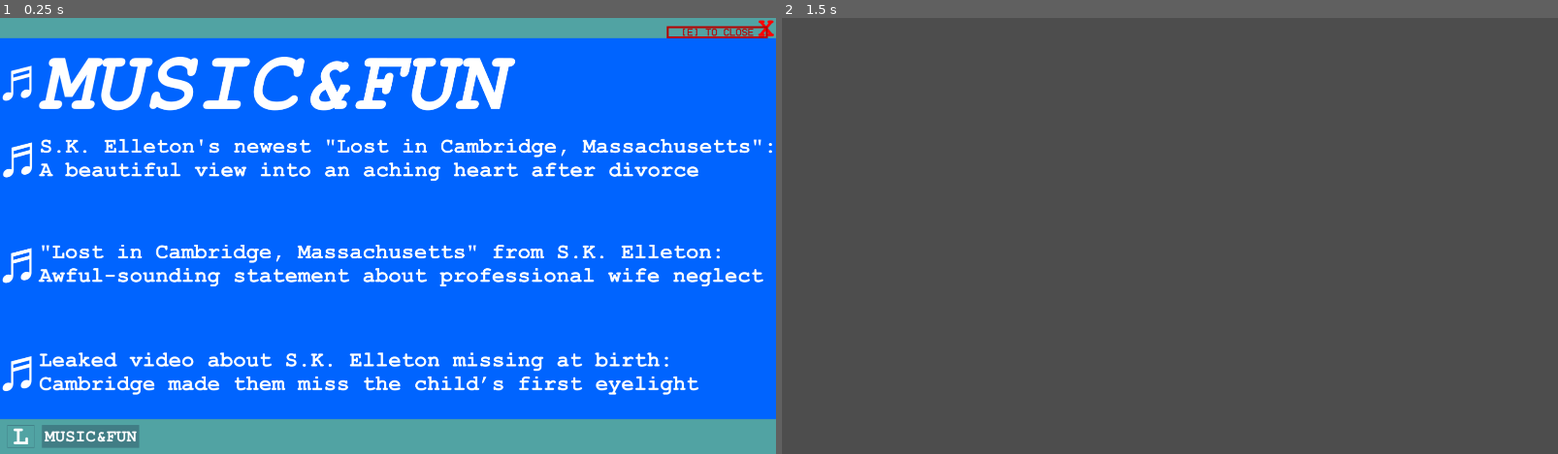
Above: before the commit, frames 1-2 (left to right).
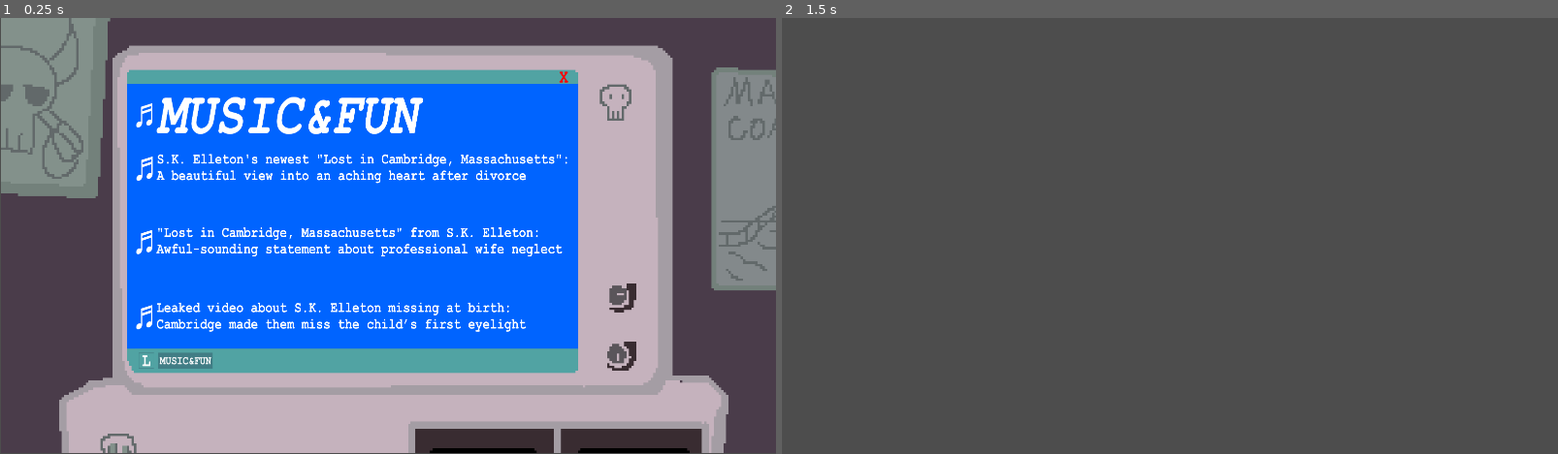
Above: after the commit, the same moments.

Repository: bruttosozial/FoundAndLost
Game: Godot game, scene res://Scenes/MediaDetailScenes/media_detail_text.tscn
The game is run twice, just before and just after one commit, with the same random seed, the same clock (stepped at 60 frames per second) and the same inputs. This scene is started directly instead of the project's main scene.
Inputs:
- Up to frame 1 (0.25 s): no input
- Up to frame 2 (1.5 s): tap Enter at 0.5 s; hold D (right) 0.53-1.28 s; tap E (interact) at 0.6, 1.35 s; tap Space at 1.25 s; hold S (down) from 1.28 s (still down)

The runs differ from the first frame. In frame 1, 72% of the frame differs, in the area x 0-100%, y 0-100%; in frame 2, nothing differs.

Commit message:
We can look at out computer 👩‍💻

Diff:
--- a/Scenes/MediaDetailScenes/media_detail_text.tscn
+++ b/Scenes/MediaDetailScenes/media_detail_text.tscn
@@ -3,6 +3,7 @@
 [ext_resource type="Script" uid="uid://ctgg2n0fwb2fk" path="res://Scripts/Detail views/media_detail_text.gd" id="1_im5rv"]
 [ext_resource type="Texture2D" uid="uid://bn8ywgax4kjg8" path="res://Assets/media_details/floppy_screen_text.png" id="1_k2pxm"]
 [ext_resource type="Theme" uid="uid://bo45umqon0p4n" path="res://Resources/footage_deleted.tres" id="3_13p33"]
+[ext_resource type="Texture2D" uid="uid://rbig5ypnwy2u" path="res://Assets/Screens/DetailedViewComputer.png" id="4_aglhs"]
 
 [sub_resource type="StyleBoxFlat" id="StyleBoxFlat_aglhs"]
 content_margin_left = 0.0
@@ -20,7 +21,8 @@
 script = ExtResource("1_im5rv")
 
 [node name="FloppyScreenSprite2D" type="Sprite2D" parent="." unique_id=2006513879]
-position = Vector2(960, 540)
+position = Vector2(871, 504.00003)
+scale = Vector2(0.56, 0.695)
 texture = ExtResource("1_k2pxm")
 
 [node name="PanelContainer" type="PanelContainer" parent="." unique_id=1906134645]
@@ -58,3 +60,11 @@
 fit_content = true
 horizontal_alignment = 1
 vertical_alignment = 1
+
+[node name="Node2D" type="Node2D" parent="." unique_id=1429782760]
+
+[node name="Sprite2D" type="Sprite2D" parent="Node2D" unique_id=1682403122]
+texture_filter = 1
+position = Vector2(961.99994, 536.99994)
+scale = Vector2(6, 6)
+texture = ExtResource("4_aglhs")
Binary file added: Assets/Screens/DetailedViewComputer.png
Not shown, added: Assets/Screens/DetailedViewComputer.png.import
Binary file changed: Assets/media_details/floppy_screen_text.png
Not shown, added: Assets/media_details/floppy_screen_text.png-autosave.kra
Not shown, added: Assets/media_details/floppy_screen_text.png~
